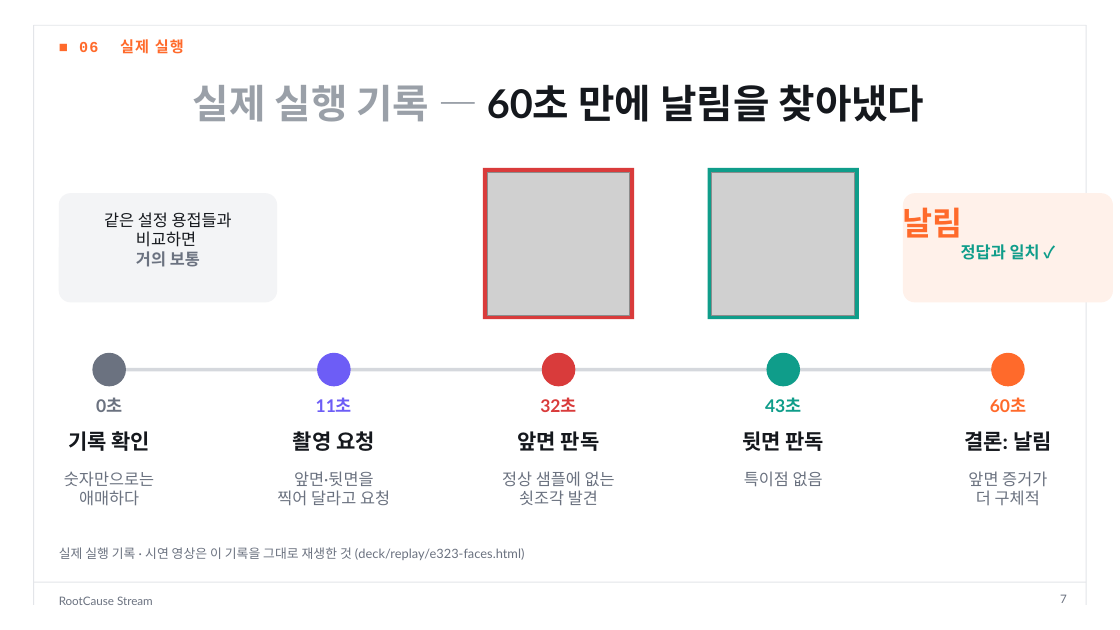
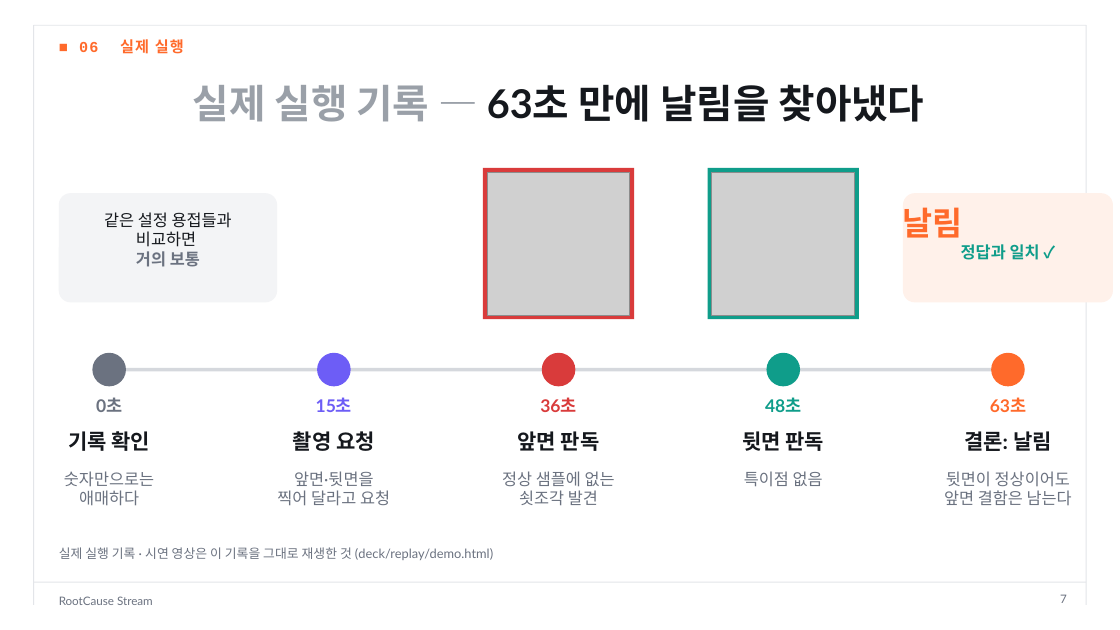
Before and after one commit to dlwogud/rootcause-stream, a slide deck: slide 7 of deck/RootCause_Stream_발표자료.pptx. Drawn at 1120x630 pixels with LibreOffice and Linux fonts; fonts in the diff are those of the drawing; grey boxes stand for pictures. Boxes give left, top, right and bottom in pixels: in the first picture for what was removed or moved away, otherwise in the second. Text is boxed around its words. In the diff, an @@ line names an element or a change of style, - is before the commit and + after.

```diff
--- a/deck/RootCause_Stream_발표자료.pptx
+++ b/deck/RootCause_Stream_발표자료.pptx
@@ title at bbox=[193, 84, 925, 122]: text changed @@
-실제 실행 기록 — 60초 만에 날림을 찾아냈다
+실제 실행 기록 — 63초 만에 날림을 찾아냈다
@@ text at bbox=[316, 397, 352, 412]: text changed @@
-11초
+15초
@@ text at bbox=[540, 397, 576, 412]: text changed @@
-32초
+36초
@@ text at bbox=[765, 397, 801, 412]: text changed @@
-43초
+48초
@@ text at bbox=[990, 397, 1026, 412]: text changed @@
-60초
+63초
@@ text at bbox=[944, 471, 1072, 505]: text changed @@
-앞면 증거가
-더 구체적
+뒷면이 정상이어도
+앞면 결함은 남는다
@@ text at bbox=[59, 547, 493, 560]: text changed @@
-실제 실행 기록 · 시연 영상은 이 기록을 그대로 재생한 것 (deck/replay/e323-faces.html)
+실제 실행 기록 · 시연 영상은 이 기록을 그대로 재생한 것 (deck/replay/demo.html)
```
Also in this commit, not shown: 27 other files.
